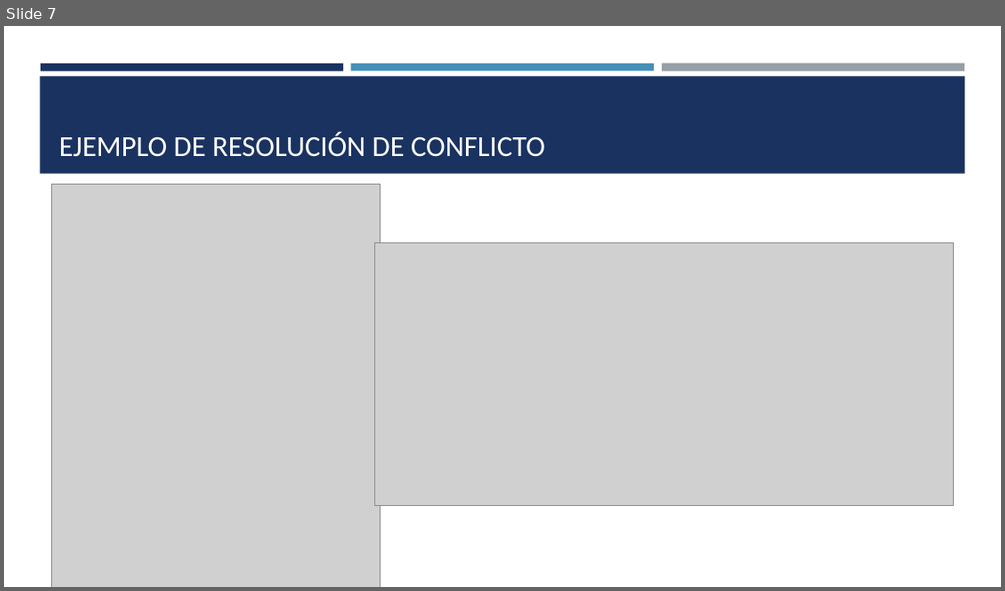
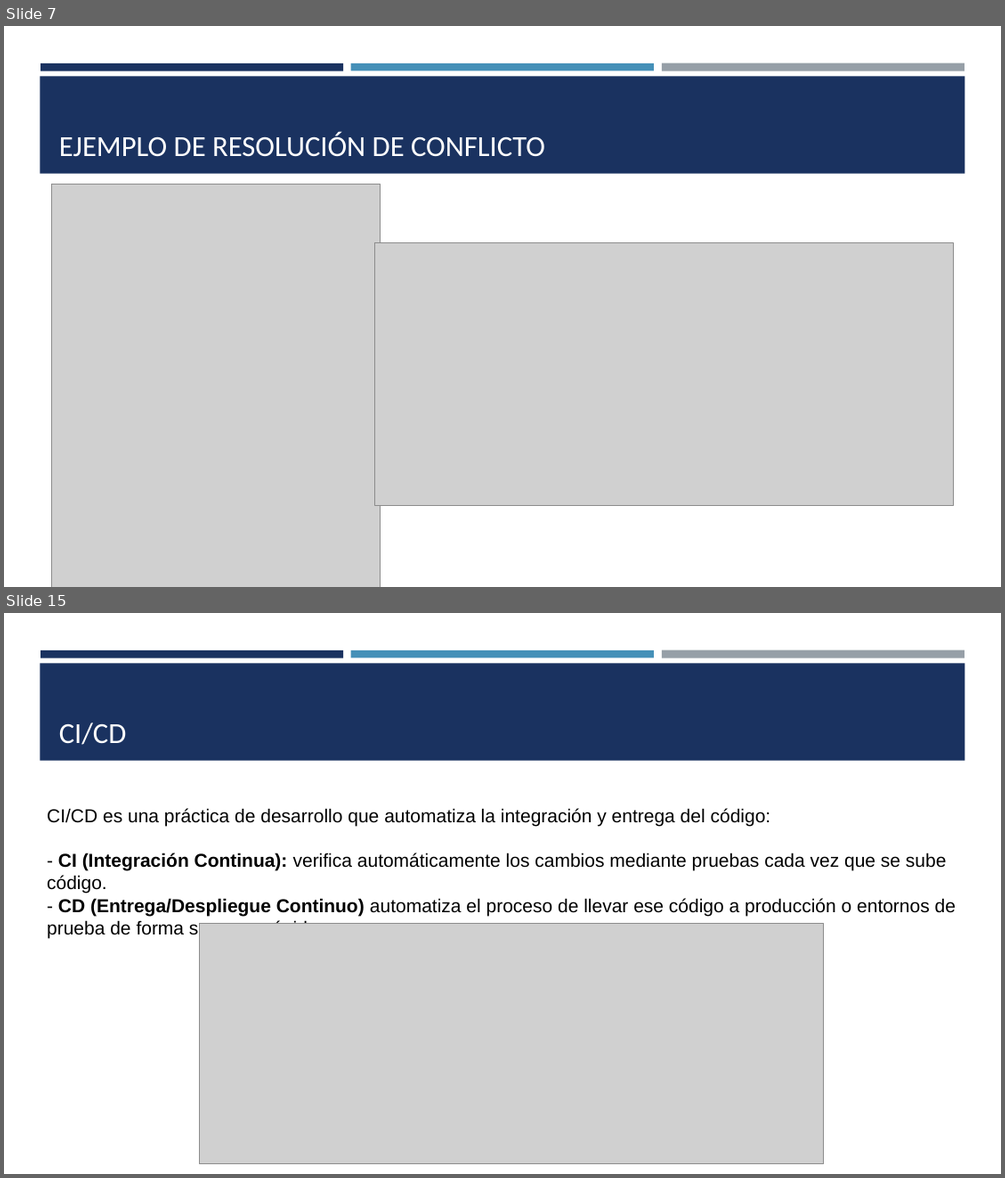
Before and after one commit to juancebellan/-e4-tutorial-github-colaborativo, a slide deck: GitHUb_presentación.pptx. Shown one above the other, each under a label of ours: slide 7 before the commit, slides 7 and 15 after it; the slides between them are not shown. The pictures are 1005x591 and 1005x1178 pixels, drawn with LibreOffice and Linux fonts; fonts in the diff are those of the drawing; grey boxes stand for pictures. Boxes give left, top, right and bottom in pixels: in the first picture for what was removed or moved away, otherwise in the second. Text is boxed around its words. In the diff, an @@ line names an element or a change of style, - is before the commit and + after.

```diff
--- a/GitHUb_presentación.pptx
+++ b/GitHUb_presentación.pptx
@@ slide 15 added at (4, 613, 1001, 1174), background #FFFFFF; not listed: 4 template elements that a slide beside it also shows @@
@@ title added at (59, 722, 127, 745), 28 pt, text #FFFFFF @@
+CI/CD
@@ text added at (47, 808, 955, 938), 18 pt, text #000000 @@
+CI/CD es una práctica de desarrollo que automatiza la integración y entrega del código:
+- CI (Integración Continua): verifica automáticamente los cambios mediante pruebas cada vez que se sube código.
+- CD (Entrega/Despliegue Continuo) automatiza el proceso de llevar ese código a producción o entornos de prueba de forma segura y rápida.
@@ picture added at (199, 924, 824, 1164) @@
```
Also in this commit, not shown: 7 other slides added.
